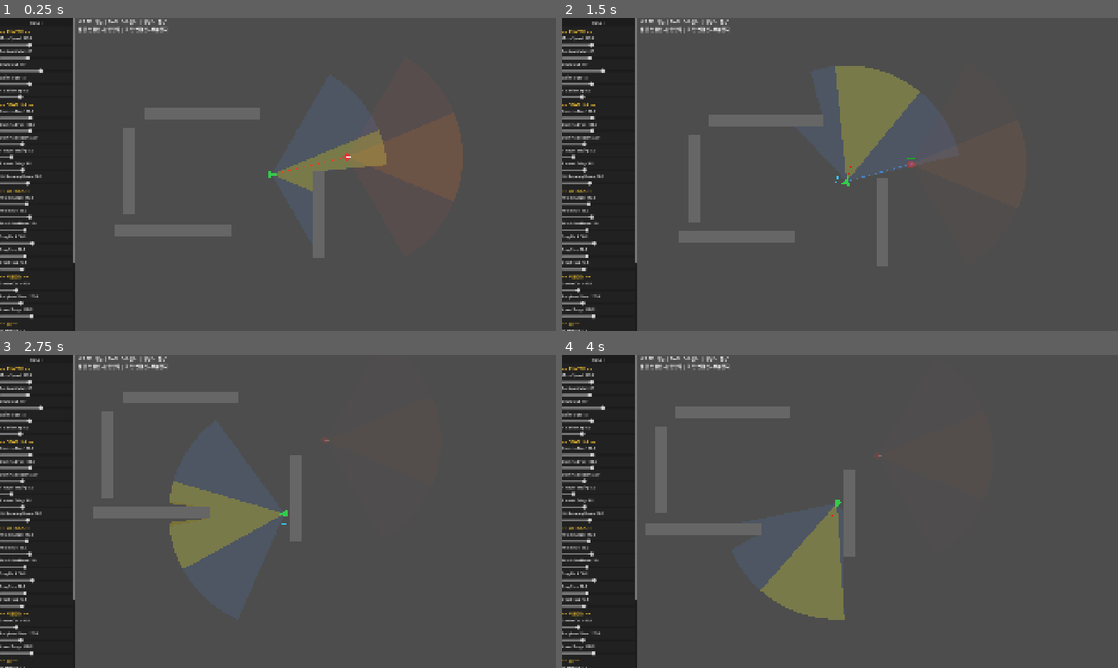
Above: before the commit, frames 1-4 (two rows, left to right).
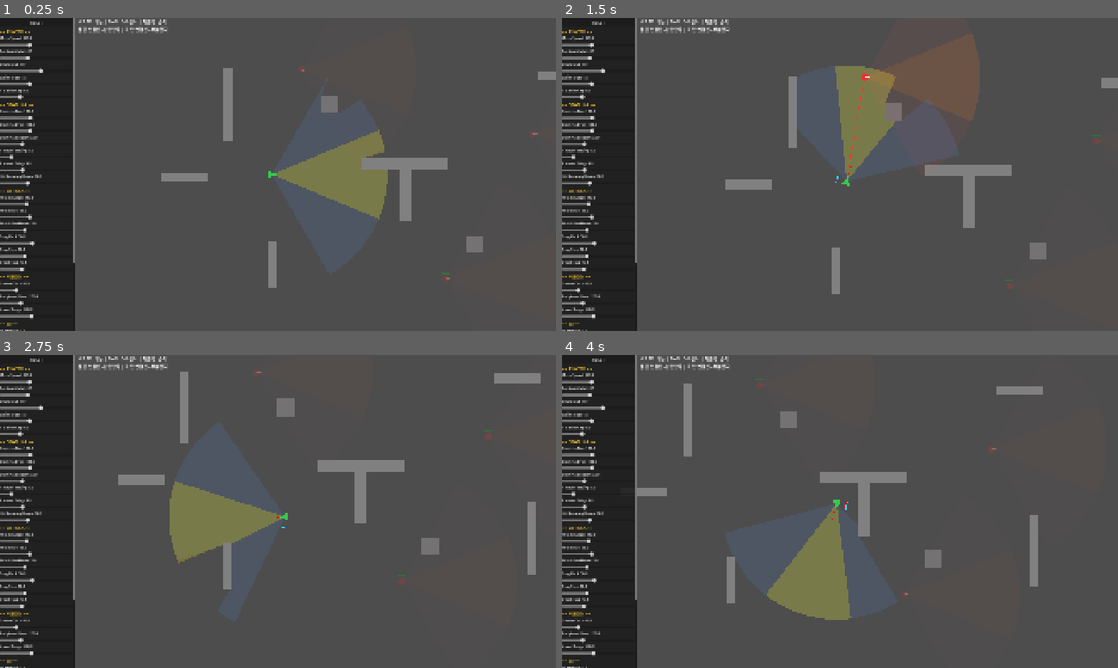
Above: after the commit, the same moments.

Repository: RiffRain3569/Game-Alpha
Game: Godot game, scene res://scenes/main.tscn
Same seed, same stepped clock (60 frames per second), same inputs: the game is played once before the commit and once after it.
Inputs (mouse positions are in pixels of both pictures, inside the frame that each line leads up to):
- Up to frame 1 (0.25 s): no input
- Up to frame 2 (1.5 s): click "RESET" at 0.5 s; move the mouse to (962, 158) at 1.27 s; hold D (move_right) from 1.28 s (still down); click (962, 158) at 1.35 s
- Up to frame 3 (2.75 s): move the mouse to (166, 527) at 2.02 s; release D (move_right) at 2.03 s; hold S (move_down) from 2.03 s (still down); tap Shift (sprint) at 2.1 s
- Up to frame 4 (4 s): move the mouse to (895, 442) at 2.77 s; release S (move_down) at 2.78 s; hold D (move_right) 2.78-3.53 s; click (895, 442) at 2.85 s; move the mouse to (812, 574) at 3.52 s; hold W (move_up) from 3.53 s (still down); tap Shift (sprint) at 3.6 s

The runs differ from the first frame. In frame 1, 8.6% of the frame differs, in the area x 20-100%, y 0-87%; in frame 2, 8.1%; in frame 3, 6.0%; in frame 4, 5.6%.

Commit message:
feat: 맵 재설계 + 더미 3개 배치 + 슬라이더 다수 적 지원
- 외곽 경계벽, 중앙 T자 구조물, 통로벽, 기둥, 엄폐물 배치
- 더미 3개 분산 배치
- 슬라이더 패널에서 모든 AI 동시 제어 + 리셋

Co-Authored-By: Claude Opus 4.6 (1M context) <noreply@anthropic.com>

Diff:
--- a/scenes/main.tscn
+++ b/scenes/main.tscn
@@ -4,84 +4,238 @@
 [ext_resource type="PackedScene" path="res://scenes/dummy.tscn" id="2"]
 [ext_resource type="Script" path="res://scripts/ui/slider_panel.gd" id="3"]
 
-[sub_resource type="RectangleShape2D" id="RectangleShape2D_h"]
-size = Vector2(400, 40)
-
-[sub_resource type="RectangleShape2D" id="RectangleShape2D_v"]
-size = Vector2(40, 300)
-
-[node name="Main" type="Node2D" unique_id=2082009445]
-
-[node name="Player" parent="." unique_id=161461025 instance=ExtResource("1")]
-position = Vector2(640, 360)
-
-[node name="Walls" type="Node2D" parent="." unique_id=1907862281]
-
-[node name="Wall1" type="StaticBody2D" parent="Walls" unique_id=1233761283]
-position = Vector2(400, 150)
-
-[node name="CollisionShape2D" type="CollisionShape2D" parent="Walls/Wall1" unique_id=1541539098]
-shape = SubResource("RectangleShape2D_h")
-
-[node name="Visual" type="ColorRect" parent="Walls/Wall1" unique_id=946871058]
-offset_left = -200.0
+[sub_resource type="RectangleShape2D" id="border_top"]
+size = Vector2(1920, 40)
+
+[sub_resource type="RectangleShape2D" id="border_bottom"]
+size = Vector2(1920, 40)
+
+[sub_resource type="RectangleShape2D" id="border_left"]
+size = Vector2(40, 1080)
+
+[sub_resource type="RectangleShape2D" id="border_right"]
+size = Vector2(40, 1080)
+
+[sub_resource type="RectangleShape2D" id="center_h"]
+size = Vector2(300, 40)
+
+[sub_resource type="RectangleShape2D" id="center_v"]
+size = Vector2(40, 200)
+
+[sub_resource type="RectangleShape2D" id="pillar"]
+size = Vector2(60, 60)
+
+[sub_resource type="RectangleShape2D" id="cover_h"]
+size = Vector2(160, 30)
+
+[sub_resource type="RectangleShape2D" id="cover_v"]
+size = Vector2(30, 160)
+
+[sub_resource type="RectangleShape2D" id="corridor_v"]
+size = Vector2(30, 250)
+
+[node name="Main" type="Node2D"]
+
+[node name="Player" parent="." instance=ExtResource("1")]
+position = Vector2(500, 540)
+
+[node name="Walls" type="Node2D" parent="."]
+
+; === Border walls ===
+[node name="BorderTop" type="StaticBody2D" parent="Walls"]
+position = Vector2(960, 20)
+
+[node name="CollisionShape2D" type="CollisionShape2D" parent="Walls/BorderTop"]
+shape = SubResource("border_top")
+
+[node name="Visual" type="ColorRect" parent="Walls/BorderTop"]
+offset_left = -960.0
 offset_top = -20.0
-offset_right = 200.0
+offset_right = 960.0
 offset_bottom = 20.0
-color = Color(0.4, 0.4, 0.4, 1)
-
-[node name="Wall2" type="StaticBody2D" parent="Walls" unique_id=21780810]
-position = Vector2(800, 500)
-
-[node name="CollisionShape2D" type="CollisionShape2D" parent="Walls/Wall2" unique_id=1113550086]
-shape = SubResource("RectangleShape2D_v")
-
-[node name="Visual" type="ColorRect" parent="Walls/Wall2" unique_id=438447947]
+color = Color(0.3, 0.3, 0.3, 1)
+
+[node name="BorderBottom" type="StaticBody2D" parent="Walls"]
+position = Vector2(960, 1060)
+
+[node name="CollisionShape2D" type="CollisionShape2D" parent="Walls/BorderBottom"]
+shape = SubResource("border_bottom")
+
+[node name="Visual" type="ColorRect" parent="Walls/BorderBottom"]
+offset_left = -960.0
+offset_top = -20.0
+offset_right = 960.0
+offset_bottom = 20.0
+color = Color(0.3, 0.3, 0.3, 1)
+
+[node name="BorderLeft" type="StaticBody2D" parent="Walls"]
+position = Vector2(20, 540)
+
+[node name="CollisionShape2D" type="CollisionShape2D" parent="Walls/BorderLeft"]
+shape = SubResource("border_left")
+
+[node name="Visual" type="ColorRect" parent="Walls/BorderLeft"]
 offset_left = -20.0
-offset_top = -150.0
+offset_top = -540.0
 offset_right = 20.0
-offset_bottom = 150.0
-color = Color(0.4, 0.4, 0.4, 1)
-
-[node name="Wall3" type="StaticBody2D" parent="Walls" unique_id=1363370227]
-position = Vector2(300, 550)
-
-[node name="CollisionShape2D" type="CollisionShape2D" parent="Walls/Wall3" unique_id=568291131]
-shape = SubResource("RectangleShape2D_h")
-
-[node name="Visual" type="ColorRect" parent="Walls/Wall3" unique_id=696362908]
-offset_left = -200.0
+offset_bottom = 540.0
+color = Color(0.3, 0.3, 0.3, 1)
+
+[node name="BorderRight" type="StaticBody2D" parent="Walls"]
+position = Vector2(1900, 540)
+
+[node name="CollisionShape2D" type="CollisionShape2D" parent="Walls/BorderRight"]
+shape = SubResource("border_right")
+
+[node name="Visual" type="ColorRect" parent="Walls/BorderRight"]
+offset_left = -20.0
+offset_top = -540.0
+offset_right = 20.0
+offset_bottom = 540.0
+color = Color(0.3, 0.3, 0.3, 1)
+
+; === Center structure (T-shape) ===
+[node name="CenterH" type="StaticBody2D" parent="Walls"]
+position = Vector2(960, 500)
+
+[node name="CollisionShape2D" type="CollisionShape2D" parent="Walls/CenterH"]
+shape = SubResource("center_h")
+
+[node name="Visual" type="ColorRect" parent="Walls/CenterH"]
+offset_left = -150.0
 offset_top = -20.0
-offset_right = 200.0
+offset_right = 150.0
 offset_bottom = 20.0
-color = Color(0.4, 0.4, 0.4, 1)
-
-[node name="Wall4" type="StaticBody2D" parent="Walls" unique_id=556419331]
-position = Vector2(150, 350)
-
-[node name="CollisionShape2D" type="CollisionShape2D" parent="Walls/Wall4" unique_id=1389164288]
-position = Vector2(1, 0)
-shape = SubResource("RectangleShape2D_v")
-
-[node name="Visual" type="ColorRect" parent="Walls/Wall4" unique_id=584914043]
+color = Color(0.5, 0.5, 0.5, 1)
+
+[node name="CenterV" type="StaticBody2D" parent="Walls"]
+position = Vector2(960, 600)
+
+[node name="CollisionShape2D" type="CollisionShape2D" parent="Walls/CenterV"]
+shape = SubResource("center_v")
+
+[node name="Visual" type="ColorRect" parent="Walls/CenterV"]
 offset_left = -20.0
-offset_top = -150.0
+offset_top = -100.0
 offset_right = 20.0
-offset_bottom = 150.0
-color = Color(0.4, 0.4, 0.4, 1)
-
-[node name="Targets" type="Node2D" parent="." unique_id=1110454800]
-
-[node name="Dummy1" parent="Targets" unique_id=508075843 instance=ExtResource("2")]
-position = Vector2(900, 300)
-
-[node name="DebugUI" type="CanvasLayer" parent="." unique_id=1474931856]
-
-[node name="Label" type="Label" parent="DebugUI" unique_id=1522660778]
+offset_bottom = 100.0
+color = Color(0.5, 0.5, 0.5, 1)
+
+; === Left corridor wall ===
+[node name="CorridorLeft" type="StaticBody2D" parent="Walls"]
+position = Vector2(350, 300)
+
+[node name="CollisionShape2D" type="CollisionShape2D" parent="Walls/CorridorLeft"]
+shape = SubResource("corridor_v")
+
+[node name="Visual" type="ColorRect" parent="Walls/CorridorLeft"]
+offset_left = -15.0
+offset_top = -125.0
+offset_right = 15.0
+offset_bottom = 125.0
+color = Color(0.5, 0.5, 0.5, 1)
+
+; === Right corridor wall ===
+[node name="CorridorRight" type="StaticBody2D" parent="Walls"]
+position = Vector2(1550, 750)
+
+[node name="CollisionShape2D" type="CollisionShape2D" parent="Walls/CorridorRight"]
+shape = SubResource("corridor_v")
+
+[node name="Visual" type="ColorRect" parent="Walls/CorridorRight"]
+offset_left = -15.0
+offset_top = -125.0
+offset_right = 15.0
+offset_bottom = 125.0
+color = Color(0.5, 0.5, 0.5, 1)
+
+; === Cover pillars ===
+[node name="Pillar1" type="StaticBody2D" parent="Walls"]
+position = Vector2(700, 300)
+
+[node name="CollisionShape2D" type="CollisionShape2D" parent="Walls/Pillar1"]
+shape = SubResource("pillar")
+
+[node name="Visual" type="ColorRect" parent="Walls/Pillar1"]
+offset_left = -30.0
+offset_top = -30.0
+offset_right = 30.0
+offset_bottom = 30.0
+color = Color(0.45, 0.45, 0.45, 1)
+
+[node name="Pillar2" type="StaticBody2D" parent="Walls"]
+position = Vector2(1200, 780)
+
+[node name="CollisionShape2D" type="CollisionShape2D" parent="Walls/Pillar2"]
+shape = SubResource("pillar")
+
+[node name="Visual" type="ColorRect" parent="Walls/Pillar2"]
+offset_left = -30.0
+offset_top = -30.0
+offset_right = 30.0
+offset_bottom = 30.0
+color = Color(0.45, 0.45, 0.45, 1)
+
+; === Corner covers ===
+[node name="CoverTopRight" type="StaticBody2D" parent="Walls"]
+position = Vector2(1500, 200)
+
+[node name="CollisionShape2D" type="CollisionShape2D" parent="Walls/CoverTopRight"]
+shape = SubResource("cover_h")
+
+[node name="Visual" type="ColorRect" parent="Walls/CoverTopRight"]
+offset_left = -80.0
+offset_top = -15.0
+offset_right = 80.0
+offset_bottom = 15.0
+color = Color(0.5, 0.5, 0.5, 1)
+
+[node name="CoverBottomLeft" type="StaticBody2D" parent="Walls"]
+position = Vector2(500, 850)
+
+[node name="CollisionShape2D" type="CollisionShape2D" parent="Walls/CoverBottomLeft"]
+shape = SubResource("cover_v")
+
+[node name="Visual" type="ColorRect" parent="Walls/CoverBottomLeft"]
+offset_left = -15.0
+offset_top = -80.0
+offset_right = 15.0
+offset_bottom = 80.0
+color = Color(0.5, 0.5, 0.5, 1)
+
+[node name="CoverMidLeft" type="StaticBody2D" parent="Walls"]
+position = Vector2(200, 550)
+
+[node name="CollisionShape2D" type="CollisionShape2D" parent="Walls/CoverMidLeft"]
+shape = SubResource("cover_h")
+
+[node name="Visual" type="ColorRect" parent="Walls/CoverMidLeft"]
+offset_left = -80.0
+offset_top = -15.0
+offset_right = 80.0
+offset_bottom = 15.0
+color = Color(0.5, 0.5, 0.5, 1)
+
+; === Targets ===
+[node name="Targets" type="Node2D" parent="."]
+
+[node name="Dummy1" parent="Targets" instance=ExtResource("2")]
+position = Vector2(1400, 400)
+
+[node name="Dummy2" parent="Targets" instance=ExtResource("2")]
+position = Vector2(1100, 900)
+
+[node name="Dummy3" parent="Targets" instance=ExtResource("2")]
+position = Vector2(600, 180)
+
+; === UI ===
+[node name="DebugUI" type="CanvasLayer" parent="."]
+
+[node name="Label" type="Label" parent="DebugUI"]
 offset_left = 270.0
 offset_right = 670.0
 offset_bottom = 60.0
-text = "WASD: 이동 | Shift: 스프린트 | 마우스: 방향
+text = "WASD: 이동 | Shift: 스프린트 | 좌클릭: 공격
 빨간 연결선=완전탐지 | 파란 연결선=부분탐지"
 
 [node name="SliderPanel" type="Control" parent="DebugUI"]
--- a/scripts/ui/slider_panel.gd
+++ b/scripts/ui/slider_panel.gd
@@ -1,14 +1,14 @@
 extends Control
 
 var _player: CharacterBody2D
-var _dummy: CharacterBody2D
+var _dummies: Array[CharacterBody2D] = []
 var _vision_cone: Node2D
 var _sliders: Dictionary = {}
 var _scroll: ScrollContainer
 var _vbox: VBoxContainer
 
 var _player_start_pos: Vector2
-var _dummy_start_pos: Vector2
+var _dummy_start_positions: Array[Vector2] = []
 
 const PARAMS := [
 	["== PLAYER ==", "", "", 0, 0, 0],
@@ -48,12 +48,13 @@
 
 func _ready() -> void:
 	_player = get_tree().get_first_node_in_group("player")
-	_dummy = get_tree().get_first_node_in_group("targets")
+	for node in get_tree().get_nodes_in_group("targets"):
+		if node is CharacterBody2D:
+			_dummies.append(node)
+			_dummy_start_positions.append(node.global_position)
 	if _player:
 		_vision_cone = _player.get_node("VisionCone")
 		_player_start_pos = _player.global_position
-	if _dummy:
-		_dummy_start_pos = _dummy.global_position
 
 	_build_ui()
 
@@ -129,22 +130,23 @@
 	var data: Dictionary = _sliders[key]
 	data.label.text = "%s: %.1f" % [data.name, value]
 
-	var target_node: Node = null
-	match data.target:
-		"player":
-			target_node = _player
-		"dummy":
-			target_node = _dummy
-		"vision":
-			target_node = _vision_cone
+	var prop: String = data.prop
 
-	if target_node == null:
-		return
-
-	var prop: String = data.prop
-	if prop == "ai_enabled":
-		target_node.set(prop, value > 0.5)
+	if data.target == "dummy":
+		for dummy in _dummies:
+			if prop == "ai_enabled":
+				dummy.set(prop, value > 0.5)
+			else:
+				dummy.set(prop, value)
 	else:
+		var target_node: Node = null
+		match data.target:
+			"player":
+				target_node = _player
+			"vision":
+				target_node = _vision_cone
+		if target_node == null:
+			return
 		target_node.set(prop, value)
 
 
@@ -154,13 +156,14 @@
 		_player.set("_stamina", _player.get("stamina_max"))
 		_player.set("_cooldown_remaining", 0.0)
 		_player.set("_knockback_velocity", Vector2.ZERO)
-	if _dummy:
-		_dummy.global_position = _dummy_start_pos
-		_dummy.set("health", _dummy.get("max_health"))
-		_dummy.set("_is_down", false)
-		_dummy.set("_target", null)
-		_dummy.set("_cooldown_remaining", 0.0)
-		_dummy.set("_knockback_velocity", Vector2.ZERO)
-		_dummy.set("_alert_timer", 0.0)
-		_dummy.modulate = Color.WHITE
-		_dummy.queue_redraw()
+	for i in range(_dummies.size()):
+		var dummy := _dummies[i]
+		dummy.global_position = _dummy_start_positions[i]
+		dummy.set("health", dummy.get("max_health"))
+		dummy.set("_is_down", false)
+		dummy.set("_target", null)
+		dummy.set("_cooldown_remaining", 0.0)
+		dummy.set("_knockback_velocity", Vector2.ZERO)
+		dummy.set("_alert_timer", 0.0)
+		dummy.modulate = Color.WHITE
+		dummy.queue_redraw()
